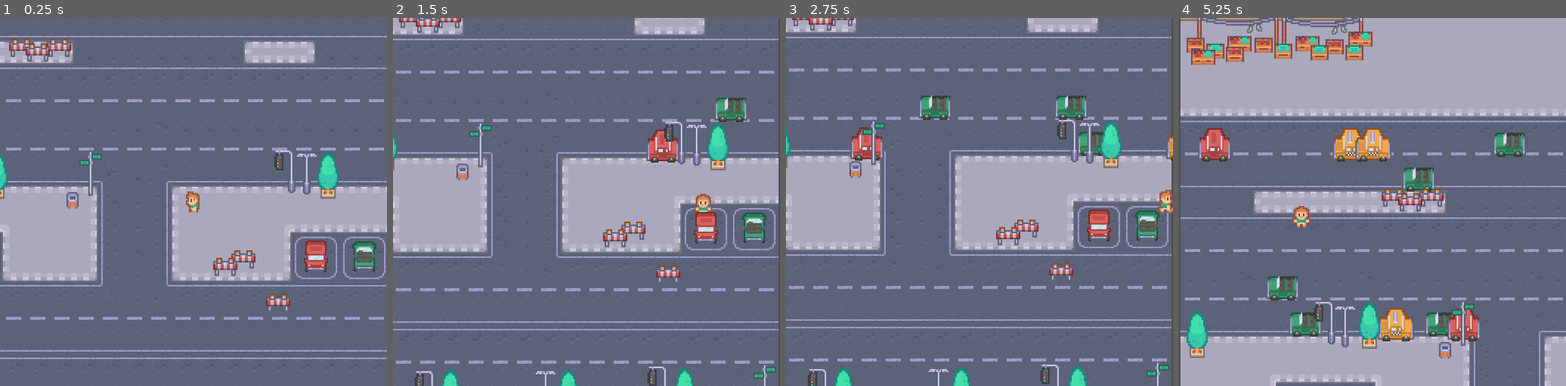
Above: before the commit, frames 1-4 (left to right).
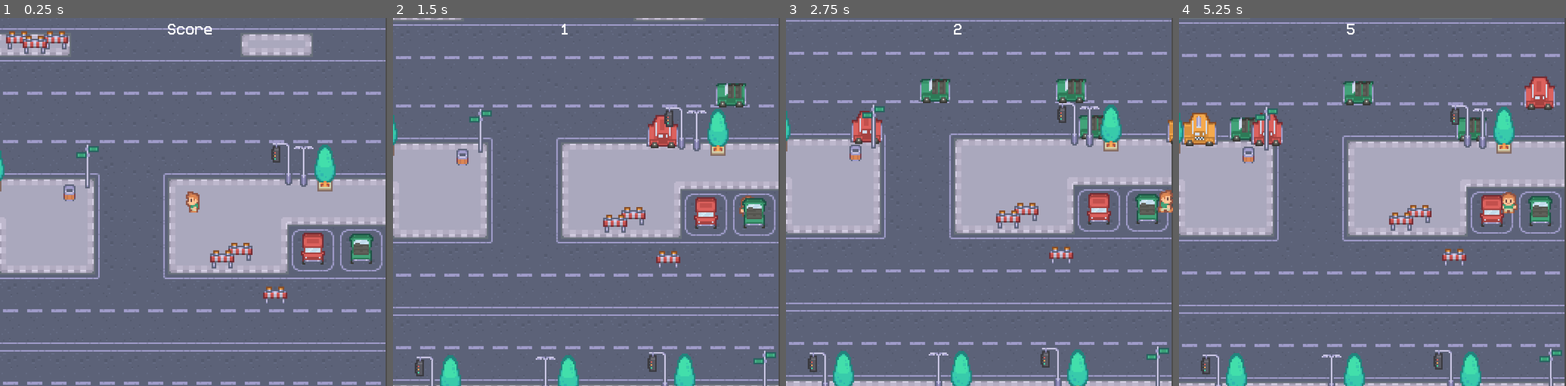
Above: after the commit, the same moments.

Repository: emilyahmad/closet-game
Game: Godot game, scene res://game.tscn
The game is run twice, just before and just after one commit, with the same random seed, the same clock (stepped at 60 frames per second) and the same inputs.
Inputs:
- Up to frame 1 (0.25 s): no input
- Up to frame 2 (1.5 s): tap Enter at 0.5 s; hold Right (right) 0.53-1.28 s; tap Space (confirm) at 0.6 s; hold Down (down) from 1.28 s (still down); tap Alt at 1.35 s
- Up to frame 3 (2.75 s): release Down (down) at 2.03 s; hold Right (right) from 2.03 s (still down); tap Shift at 2.1 s
- Up to frame 4 (5.25 s): release Right (right) at 2.78 s; hold Up (up) 2.78-3.53 s; tap one key every 0.75 s from 2.85 s: Space (confirm) Alt Shift Space (confirm); hold Left (left) 3.53-5.03 s; hold Down (down) from 5.03 s (still down)

The runs differ from the first frame. In frame 1, 18% of the frame differs, in the area x 0-100%, y 0-100%; in frame 2, 21%; in frame 3, 24%; in frame 4, 64%.

Commit message:
set up title screen (shows up when hitting a car)

Diff:
--- /dev/null
+++ b/Title.tscn
@@ -0,0 +1,65 @@
+[gd_scene load_steps=4 format=3 uid="uid://b51csr0o7ok7i"]
+
+[ext_resource type="FontFile" uid="uid://dr201ov4c76pb" path="res://fonts/Crackman.otf" id="1_quvj1"]
+[ext_resource type="Texture2D" uid="uid://bkgrir378horu" path="res://graphics/player/player_simple.png" id="2_e4n62"]
+[ext_resource type="FontFile" uid="uid://hqpa84d2dqvp" path="res://fonts/Better VCR 9.0.1.ttf" id="3_rg4ux"]
+
+[node name="Control" type="Control"]
+layout_mode = 3
+anchors_preset = 15
+anchor_right = 1.0
+anchor_bottom = 1.0
+grow_horizontal = 2
+grow_vertical = 2
+
+[node name="ColorRect" type="ColorRect" parent="."]
+layout_mode = 0
+offset_right = 1277.0
+offset_bottom = 1220.0
+color = Color(0.623546, 0.238262, 0.645496, 0.4)
+
+[node name="Label" type="Label" parent="."]
+layout_mode = 1
+anchors_preset = 8
+anchor_left = 0.5
+anchor_top = 0.5
+anchor_right = 0.5
+anchor_bottom = 0.5
+offset_left = -497.0
+offset_top = -181.0
+offset_right = 511.0
+offset_bottom = 60.0
+grow_horizontal = 2
+grow_vertical = 2
+theme_override_fonts/font = ExtResource("1_quvj1")
+theme_override_font_sizes/font_size = 200
+text = "Car Game"
+
+[node name="TextureRect" type="TextureRect" parent="."]
+layout_mode = 1
+anchors_preset = 8
+anchor_left = 0.5
+anchor_top = 0.5
+anchor_right = 0.5
+anchor_bottom = 0.5
+offset_left = -87.0
+offset_top = 109.0
+offset_right = 103.0
+offset_bottom = 359.0
+grow_horizontal = 2
+grow_vertical = 2
+texture = ExtResource("2_e4n62")
+
+[node name="Label2" type="Label" parent="."]
+layout_mode = 1
+anchors_preset = 5
+anchor_left = 0.5
+anchor_right = 0.5
+offset_left = -224.0
+offset_top = 32.0
+offset_right = 226.0
+offset_bottom = 82.0
+grow_horizontal = 2
+theme_override_fonts/font = ExtResource("3_rg4ux")
+theme_override_font_sizes/font_size = 40
+text = "High Score: 999"
--- a/game.gd
+++ b/game.gd
@@ -1,20 +1,26 @@
 extends Node2D
 
 var car_scene: PackedScene = preload("res://car.tscn")
+var score: int
 
-func _on_finish_area_2d_body_entered(body: Node2D) -> void:
-	print(body)
-	print("has entered")
+func _on_finish_area_2d_body_entered(_body: Node2D) -> void:
+	call_deferred("change_scene")
 
+func change_scene():
+	get_tree().change_scene_to_file("res://Title.tscn")
 
 func _on_car_timer_timeout() -> void:
-	#whenever triggered, attach instance of car scene
-	#and add to game
 	var car = car_scene.instantiate() as Area2D
 	$Objects.add_child(car)
 	var pos_marker = $CarStartPositions.get_children().pick_random() as Marker2D
 	car.position = pos_marker.position
 	car.connect("body_entered", go_to_title)
 
-func go_to_title(body):
+func go_to_title(_body):
+	print(_body)
 	print('player car collision')
+	call_deferred("change_scene")
+
+func _on_score_timer_timeout() -> void:
+	score += 1
+	$CanvasLayer/Label.text = str(score)
--- a/game.tscn
+++ b/game.tscn
@@ -22,15 +22,13 @@
 [ext_resource type="Texture2D" uid="uid://y3ndpd5bhsi3" path="res://graphics/objects/tree2.png" id="20_xex6t"]
 [ext_resource type="Texture2D" uid="uid://boj6kq1t4mduj" path="res://graphics/objects/tree potted.png" id="21_aa0lp"]
 [ext_resource type="Texture2D" uid="uid://d0so81ys3820n" path="res://graphics/objects/tree1.png" id="22_iu0sx"]
+[ext_resource type="FontFile" uid="uid://hqpa84d2dqvp" path="res://fonts/Better VCR 9.0.1.ttf" id="23_qhcbd"]
 
 [sub_resource type="RectangleShape2D" id="RectangleShape2D_feb5d"]
 size = Vector2(22, 654)
 
 [sub_resource type="RectangleShape2D" id="RectangleShape2D_fc0e3"]
 size = Vector2(410, 20)
-
-[sub_resource type="RectangleShape2D" id="RectangleShape2D_x5p1p"]
-size = Vector2(14.3, 16.75)
 
 [sub_resource type="CapsuleShape2D" id="CapsuleShape2D_qhcbd"]
 radius = 7.0
@@ -79,7 +77,7 @@
 [node name="FinishArea2D" type="Area2D" parent="Borders"]
 
 [node name="CollisionPolygon2D" type="CollisionPolygon2D" parent="Borders/FinishArea2D"]
-polygon = PackedVector2Array(-191, -320, -192, -178, 192, -180, 191, -321)
+polygon = PackedVector2Array(-191, -320, -192, -178, -197, -130, 195, -125, 191, -321)
 
 [node name="Timer2" type="Timer" parent="."]
 
@@ -87,11 +85,14 @@
 wait_time = 0.15
 autostart = true
 
+[node name="ScoreTimer" type="Timer" parent="Timer2"]
+autostart = true
+
 [node name="Objects" type="Node2D" parent="."]
 y_sort_enabled = true
 
 [node name="Player" parent="Objects" instance=ExtResource("2_feb5d")]
-position = Vector2(63, 27)
+position = Vector2(65, 32)
 
 [node name="Tree" parent="Objects" instance=ExtResource("3_feb5d")]
 
@@ -560,51 +561,6 @@
 
 [node name="StaticBody2D" type="StaticBody2D" parent="Stuff"]
 
-[node name="CollisionShape2D" type="CollisionShape2D" parent="Stuff/StaticBody2D"]
-position = Vector2(-151, -279.25)
-scale = Vector2(10, 10)
-shape = SubResource("RectangleShape2D_x5p1p")
-
-[node name="CollisionShape2D2" type="CollisionShape2D" parent="Stuff/StaticBody2D"]
-position = Vector2(-9, -309)
-scale = Vector2(10, 10)
-shape = SubResource("RectangleShape2D_x5p1p")
-
-[node name="CollisionShape2D3" type="CollisionShape2D" parent="Stuff/StaticBody2D"]
-position = Vector2(134, -311)
-scale = Vector2(10, 10)
-shape = SubResource("RectangleShape2D_x5p1p")
-
-[node name="CollisionShape2D4" type="CollisionShape2D" parent="Stuff/StaticBody2D"]
-position = Vector2(275, -328)
-scale = Vector2(10, 10)
-shape = SubResource("RectangleShape2D_x5p1p")
-
-[node name="CollisionShape2D5" type="CollisionShape2D" parent="Stuff/StaticBody2D"]
-position = Vector2(185, -281)
-scale = Vector2(10, 10)
-shape = SubResource("RectangleShape2D_x5p1p")
-
-[node name="CollisionShape2D6" type="CollisionShape2D" parent="Stuff/StaticBody2D"]
-position = Vector2(87, -227)
-shape = SubResource("CapsuleShape2D_qhcbd")
-
-[node name="CollisionShape2D7" type="CollisionShape2D" parent="Stuff/StaticBody2D"]
-position = Vector2(66, -228)
-shape = SubResource("CapsuleShape2D_qhcbd")
-
-[node name="CollisionShape2D8" type="CollisionShape2D" parent="Stuff/StaticBody2D"]
-position = Vector2(6, -225)
-shape = SubResource("CapsuleShape2D_qhcbd")
-
-[node name="CollisionShape2D9" type="CollisionShape2D" parent="Stuff/StaticBody2D"]
-position = Vector2(-14, -226)
-shape = SubResource("CapsuleShape2D_qhcbd")
-
-[node name="CollisionShape2D10" type="CollisionShape2D" parent="Stuff/StaticBody2D"]
-position = Vector2(-72, -225)
-shape = SubResource("CapsuleShape2D_qhcbd")
-
 [node name="CollisionShape2D11" type="CollisionShape2D" parent="Stuff/StaticBody2D"]
 position = Vector2(-181, 16)
 shape = SubResource("CapsuleShape2D_qhcbd")
@@ -845,198 +801,6 @@
 position = Vector2(-56, -75)
 shape = SubResource("RectangleShape2D_f1jbl")
 
-[node name="CollisionShape2D75" type="CollisionShape2D" parent="Stuff/StaticBody2D"]
-position = Vector2(-75, -171)
-shape = SubResource("RectangleShape2D_f1jbl")
-
-[node name="CollisionShape2D76" type="CollisionShape2D" parent="Stuff/StaticBody2D"]
-position = Vector2(-79, -171)
-shape = SubResource("RectangleShape2D_f1jbl")
-
-[node name="CollisionShape2D77" type="CollisionShape2D" parent="Stuff/StaticBody2D"]
-position = Vector2(-76, -180)
-shape = SubResource("RectangleShape2D_f1jbl")
-
-[node name="CollisionShape2D78" type="CollisionShape2D" parent="Stuff/StaticBody2D"]
-position = Vector2(-68, -180)
-shape = SubResource("RectangleShape2D_f1jbl")
-
-[node name="CollisionShape2D79" type="CollisionShape2D" parent="Stuff/StaticBody2D"]
-position = Vector2(-87, -176)
-shape = SubResource("RectangleShape2D_f1jbl")
-
-[node name="CollisionShape2D80" type="CollisionShape2D" parent="Stuff/StaticBody2D"]
-position = Vector2(-91, -176)
-shape = SubResource("RectangleShape2D_f1jbl")
-
-[node name="CollisionShape2D81" type="CollisionShape2D" parent="Stuff/StaticBody2D"]
-position = Vector2(-97, -171)
-shape = SubResource("RectangleShape2D_f1jbl")
-
-[node name="CollisionShape2D82" type="CollisionShape2D" parent="Stuff/StaticBody2D"]
-position = Vector2(-103, -171)
-shape = SubResource("RectangleShape2D_f1jbl")
-
-[node name="CollisionShape2D83" type="CollisionShape2D" parent="Stuff/StaticBody2D"]
-position = Vector2(-105, -177)
-shape = SubResource("RectangleShape2D_f1jbl")
-
-[node name="CollisionShape2D84" type="CollisionShape2D" parent="Stuff/StaticBody2D"]
-position = Vector2(-112, -177)
-shape = SubResource("RectangleShape2D_f1jbl")
-
-[node name="CollisionShape2D85" type="CollisionShape2D" parent="Stuff/StaticBody2D"]
-position = Vector2(-121, -173)
-shape = SubResource("RectangleShape2D_f1jbl")
-
-[node name="CollisionShape2D86" type="CollisionShape2D" parent="Stuff/StaticBody2D"]
-position = Vector2(-125, -173)
-shape = SubResource("RectangleShape2D_f1jbl")
-
-[node name="CollisionShape2D87" type="CollisionShape2D" parent="Stuff/StaticBody2D"]
-position = Vector2(-126, -182)
-shape = SubResource("RectangleShape2D_f1jbl")
-
-[node name="CollisionShape2D88" type="CollisionShape2D" parent="Stuff/StaticBody2D"]
-position = Vector2(-135, -177)
-shape = SubResource("RectangleShape2D_f1jbl")
-
-[node name="CollisionShape2D89" type="CollisionShape2D" parent="Stuff/StaticBody2D"]
-position = Vector2(-139, -177)
-shape = SubResource("RectangleShape2D_f1jbl")
-
-[node name="CollisionShape2D90" type="CollisionShape2D" parent="Stuff/StaticBody2D"]
-position = Vector2(-150, -177)
-shape = SubResource("RectangleShape2D_f1jbl")
-
-[node name="CollisionShape2D91" type="CollisionShape2D" parent="Stuff/StaticBody2D"]
-position = Vector2(-157, -177)
-shape = SubResource("RectangleShape2D_f1jbl")
-
-[node name="CollisionShape2D92" type="CollisionShape2D" parent="Stuff/StaticBody2D"]
-position = Vector2(-157, -170)
-shape = SubResource("RectangleShape2D_f1jbl")
-
-[node name="CollisionShape2D93" type="CollisionShape2D" parent="Stuff/StaticBody2D"]
-position = Vector2(-167, -172)
-shape = SubResource("RectangleShape2D_f1jbl")
-
-[node name="CollisionShape2D94" type="CollisionShape2D" parent="Stuff/StaticBody2D"]
-position = Vector2(-171, -172)
-shape = SubResource("RectangleShape2D_f1jbl")
-
-[node name="CollisionShape2D95" type="CollisionShape2D" parent="Stuff/StaticBody2D"]
-position = Vector2(-154, -170)
-shape = SubResource("RectangleShape2D_f1jbl")
-
-[node name="CollisionShape2D96" type="CollisionShape2D" parent="Stuff/StaticBody2D"]
-position = Vector2(-173, -169)
-shape = SubResource("RectangleShape2D_f1jbl")
-
-[node name="CollisionShape2D97" type="CollisionShape2D" parent="Stuff/StaticBody2D"]
-position = Vector2(-180, -169)
-shape = SubResource("RectangleShape2D_f1jbl")
-
-[node name="CollisionShape2D98" type="CollisionShape2D" parent="Stuff/StaticBody2D"]
-position = Vector2(-180, -175)
-shape = SubResource("RectangleShape2D_f1jbl")
-
-[node name="CollisionShape2D99" type="CollisionShape2D" parent="Stuff/StaticBody2D"]
-position = Vector2(71, -180)
-shape = SubResource("RectangleShape2D_f1jbl")
-
-[node name="CollisionShape2D102" type="CollisionShape2D" parent="Stuff/StaticBody2D"]
-position = Vector2(79, -180)
-shape = SubResource("RectangleShape2D_f1jbl")
-
-[node name="CollisionShape2D103" type="CollisionShape2D" parent="Stuff/StaticBody2D"]
-position = Vector2(74, -173)
-shape = SubResource("RectangleShape2D_f1jbl")
-
-[node name="CollisionShape2D104" type="CollisionShape2D" parent="Stuff/StaticBody2D"]
-position = Vector2(82, -173)
-shape = SubResource("RectangleShape2D_f1jbl")
-
-[node name="CollisionShape2D105" type="CollisionShape2D" parent="Stuff/StaticBody2D"]
-position = Vector2(88, -176)
-shape = SubResource("RectangleShape2D_f1jbl")
-
-[node name="CollisionShape2D106" type="CollisionShape2D" parent="Stuff/StaticBody2D"]
-position = Vector2(97, -174)
-shape = SubResource("RectangleShape2D_f1jbl")
-
-[node name="CollisionShape2D107" type="CollisionShape2D" parent="Stuff/StaticBody2D"]
-position = Vector2(102, -174)
-shape = SubResource("RectangleShape2D_f1jbl")
-
-[node name="CollisionShape2D108" type="CollisionShape2D" parent="Stuff/StaticBody2D"]
-position = Vector2(98, -181)
-shape = SubResource("RectangleShape2D_f1jbl")
-
-[node name="CollisionShape2D109" type="CollisionShape2D" parent="Stuff/StaticBody2D"]
-position = Vector2(106, -181)
-shape = SubResource("RectangleShape2D_f1jbl")
-
-[node name="CollisionShape2D110" type="CollisionShape2D" parent="Stuff/StaticBody2D"]
-position = Vector2(116, -180)
-shape = SubResource("RectangleShape2D_f1jbl")
-
-[node name="CollisionShape2D111" type="CollisionShape2D" parent="Stuff/StaticBody2D"]
-position = Vector2(120, -180)
-shape = SubResource("RectangleShape2D_f1jbl")
-
-[node name="CollisionShape2D112" type="CollisionShape2D" parent="Stuff/StaticBody2D"]
-position = Vector2(129, -177)
-shape = SubResource("RectangleShape2D_f1jbl")
-
-[node name="CollisionShape2D113" type="CollisionShape2D" parent="Stuff/StaticBody2D"]
-position = Vector2(133, -176)
-shape = SubResource("RectangleShape2D_f1jbl")
-
-[node name="CollisionShape2D114" type="CollisionShape2D" parent="Stuff/StaticBody2D"]
-position = Vector2(137, -181)
-shape = SubResource("RectangleShape2D_f1jbl")
-
-[node name="CollisionShape2D115" type="CollisionShape2D" parent="Stuff/StaticBody2D"]
-position = Vector2(145, -181)
-shape = SubResource("RectangleShape2D_f1jbl")
-
-[node name="CollisionShape2D116" type="CollisionShape2D" parent="Stuff/StaticBody2D"]
-position = Vector2(151, -181)
-shape = SubResource("RectangleShape2D_f1jbl")
-
-[node name="CollisionShape2D117" type="CollisionShape2D" parent="Stuff/StaticBody2D"]
-position = Vector2(153, -175)
-shape = SubResource("RectangleShape2D_f1jbl")
-
-[node name="CollisionShape2D118" type="CollisionShape2D" parent="Stuff/StaticBody2D"]
-position = Vector2(157, -175)
-shape = SubResource("RectangleShape2D_f1jbl")
-
-[node name="CollisionShape2D119" type="CollisionShape2D" parent="Stuff/StaticBody2D"]
-position = Vector2(163, -179)
-shape = SubResource("RectangleShape2D_f1jbl")
-
-[node name="CollisionShape2D120" type="CollisionShape2D" parent="Stuff/StaticBody2D"]
-position = Vector2(167, -179)
-shape = SubResource("RectangleShape2D_f1jbl")
-
-[node name="CollisionShape2D121" type="CollisionShape2D" parent="Stuff/StaticBody2D"]
-position = Vector2(180, -175)
-shape = SubResource("RectangleShape2D_f1jbl")
-
-[node name="CollisionShape2D122" type="CollisionShape2D" parent="Stuff/StaticBody2D"]
-position = Vector2(175, -175)
-shape = SubResource("RectangleShape2D_f1jbl")
-
-[node name="CollisionShape2D123" type="CollisionShape2D" parent="Stuff/StaticBody2D"]
-position = Vector2(178, -183)
-shape = SubResource("RectangleShape2D_f1jbl")
-
-[node name="CollisionShape2D124" type="CollisionShape2D" parent="Stuff/StaticBody2D"]
-position = Vector2(186, -183)
-shape = SubResource("RectangleShape2D_f1jbl")
-
 [node name="CollisionShape2D125" type="CollisionShape2D" parent="Stuff/StaticBody2D"]
 position = Vector2(-66, 242)
 shape = SubResource("RectangleShape2D_f1jbl")
@@ -1057,16 +821,8 @@
 position = Vector2(-185, 183)
 shape = SubResource("RectangleShape2D_f1jbl")
 
-[node name="CollisionShape2D100" type="CollisionShape2D" parent="Stuff/StaticBody2D"]
-position = Vector2(-184, -177)
-shape = SubResource("RectangleShape2D_f1jbl")
-
-[node name="CollisionShape2D101" type="CollisionShape2D" parent="Stuff/StaticBody2D"]
-position = Vector2(-184, -177)
-shape = SubResource("RectangleShape2D_f1jbl")
-
 [node name="CollisionShape2D64" type="CollisionShape2D" parent="Stuff/StaticBody2D"]
-position = Vector2(180, 58)
+position = Vector2(180, 37)
 shape = SubResource("RectangleShape2D_f1jbl")
 
 [node name="CollisionShape2D65" type="CollisionShape2D" parent="Stuff/StaticBody2D"]
@@ -1081,5 +837,25 @@
 position = Vector2(172, 69)
 shape = SubResource("RectangleShape2D_f1jbl")
 
+[node name="CanvasLayer" type="CanvasLayer" parent="."]
+
+[node name="Label" type="Label" parent="CanvasLayer"]
+anchors_preset = 5
+anchor_left = 0.5
+anchor_right = 0.5
+offset_left = -87.0
+offset_top = 15.0
+offset_right = 63.0
+offset_bottom = 118.0
+grow_horizontal = 2
+theme_override_colors/font_color = Color(1, 1, 1, 1)
+theme_override_fonts/font = ExtResource("23_qhcbd")
+theme_override_font_sizes/font_size = 40
+text = "Score
+"
+metadata/_edit_use_anchors_ = true
+
 [connection signal="body_entered" from="Borders/FinishArea2D" to="." method="_on_finish_area_2d_body_entered"]
+[connection signal="child_order_changed" from="Borders/FinishArea2D" to="." method="_on_finish_area_2d_child_order_changed"]
 [connection signal="timeout" from="Timer2/CarTimer" to="." method="_on_car_timer_timeout"]
+[connection signal="timeout" from="Timer2/ScoreTimer" to="." method="_on_score_timer_timeout"]
